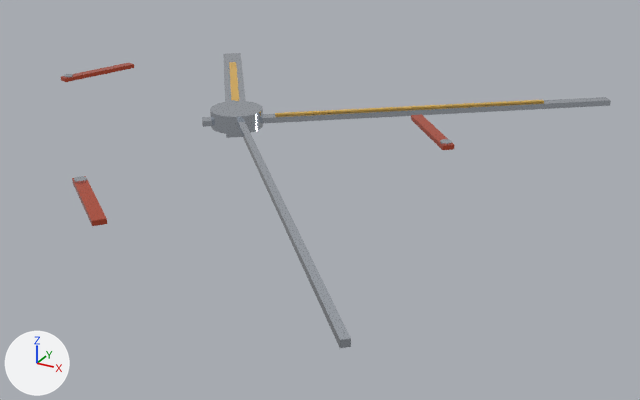
The glTF model public/assets/3d/archetypes/hands-chronograph-baton.glb: old version first, new version second.
Rendered twice from a camera (50 mm lens) standing at (13.4, -19.6, 8.4) and looking at (3.0, -0.6, -1.1). The lights are fixed; the arrows at lower left show +X, +Y and +Z. The picture after the commit comes second. Where no turn or scale is listed for an object, it has been applied to the vertices.

Before the edit, the objects in view are built like this:
```python
ob_dd_arch_hand_0 = bpy.data.objects.new('DD_ARCH_HAND_0', me_cube)
ob_dd_arch_hand_0.location = (-2.07, 2.96, 0.28)
ob_dd_arch_vk63_baton_0 = bpy.data.objects.new('DD_ARCH_VK63_BATON_0', me_cube_005)
ob_dd_arch_vk63_baton_0.location = (-5.88, 0.98, 0.82)
ob_dd_arch_vk63_baton_1 = bpy.data.objects.new('DD_ARCH_VK63_BATON_1', me_cube_006)
ob_dd_arch_vk63_baton_1.location = (0.81, -6.83, 0.82)
ob_dd_arch_vk63_baton_2 = bpy.data.objects.new('DD_ARCH_VK63_BATON_2', me_cube_007)
ob_dd_arch_vk63_baton_2.location = (5.51, 0.76, 0.82)
ob_dd_arch_vk63_hub_0 = bpy.data.objects.new('DD_ARCH_VK63_HUB_0', me_cylinder_001)
ob_dd_arch_vk63_hub_0.location = (-6.2, 0.0, 0.84)
ob_dd_arch_vk63_hub_1 = bpy.data.objects.new('DD_ARCH_VK63_HUB_1', me_cylinder_002)
ob_dd_arch_vk63_hub_1.location = (0.0, -6.2, 0.84)
ob_dd_arch_vk63_hub_2 = bpy.data.objects.new('DD_ARCH_VK63_HUB_2', me_cylinder_003)
ob_dd_arch_vk63_hub_2.location = (6.2, 0.0, 0.84)
# also in view: 'DD_ARCH_HAND_2' at (3.7, -4.1, 0.6); 'DD_ARCH_HAND_LUME_1' at (4.0, 3.1, 0.6); 'DD_ARCH_HAND_1' at (4.0, 3.1, 0.5); 'DD_ARCH_HAND_HUB' at (0.0, 0.0, 0.6)
```
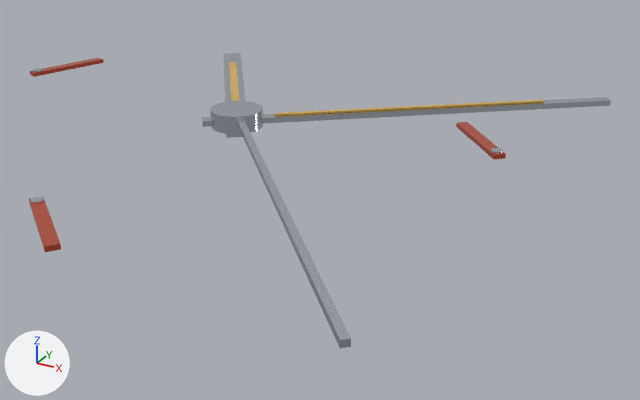
Pixel boxes [x1, y1, x2, y2] of what changed, in the pictures (640 x 400 px):
'DD_ARCH_VK63_BATON_1', moved: before [72, 176, 107, 226]; after [29, 197, 61, 252]
'DD_ARCH_VK63_BATON_2', moved: before [411, 114, 454, 150]; after [456, 122, 506, 159]
'DD_ARCH_VK63_BATON_0', moved: before [61, 63, 134, 82]; after [30, 58, 103, 77]
'DD_ARCH_VK63_HUB_1', moved: before [74, 176, 87, 183]; after [30, 197, 44, 204]
'DD_ARCH_VK63_HUB_2', moved: before [440, 139, 452, 145]; after [491, 148, 503, 154]
'DD_ARCH_VK63_HUB_0', moved: before [64, 74, 73, 78]; after [33, 68, 42, 72]

Diff of the bpy script that builds the scene:
```diff
--- a/public/assets/3d/archetypes/hands-chronograph-baton.glb.py
+++ b/public/assets/3d/archetypes/hands-chronograph-baton.glb.py
@@ ob_dd_arch_vk63_baton_0 @@
 ob_dd_arch_vk63_baton_0 = bpy.data.objects.new('DD_ARCH_VK63_BATON_0', me_cube_005)
-ob_dd_arch_vk63_baton_0.location = (-5.88, 0.98, 0.82)
+ob_dd_arch_vk63_baton_0.location = (-7.18, 0.98, 0.82)
@@ ob_dd_arch_vk63_baton_1 @@
 ob_dd_arch_vk63_baton_1 = bpy.data.objects.new('DD_ARCH_VK63_BATON_1', me_cube_006)
-ob_dd_arch_vk63_baton_1.location = (0.81, -6.83, 0.82)
+ob_dd_arch_vk63_baton_1.location = (0.81, -8.13, 0.82)
@@ ob_dd_arch_vk63_baton_2 @@
 ob_dd_arch_vk63_baton_2 = bpy.data.objects.new('DD_ARCH_VK63_BATON_2', me_cube_007)
-ob_dd_arch_vk63_baton_2.location = (5.51, 0.76, 0.82)
+ob_dd_arch_vk63_baton_2.location = (6.81, 0.76, 0.82)
@@ ob_dd_arch_vk63_hub_0 @@
 ob_dd_arch_vk63_hub_0 = bpy.data.objects.new('DD_ARCH_VK63_HUB_0', me_cylinder_001)
-ob_dd_arch_vk63_hub_0.location = (-6.2, 0.0, 0.84)
+ob_dd_arch_vk63_hub_0.location = (-7.5, 0.0, 0.84)
@@ ob_dd_arch_vk63_hub_1 @@
 ob_dd_arch_vk63_hub_1 = bpy.data.objects.new('DD_ARCH_VK63_HUB_1', me_cylinder_002)
-ob_dd_arch_vk63_hub_1.location = (0.0, -6.2, 0.84)
+ob_dd_arch_vk63_hub_1.location = (0.0, -7.5, 0.84)
@@ ob_dd_arch_vk63_hub_2 @@
 ob_dd_arch_vk63_hub_2 = bpy.data.objects.new('DD_ARCH_VK63_HUB_2', me_cylinder_003)
-ob_dd_arch_vk63_hub_2.location = (6.2, 0.0, 0.84)
+ob_dd_arch_vk63_hub_2.location = (7.5, 0.0, 0.84)
```
